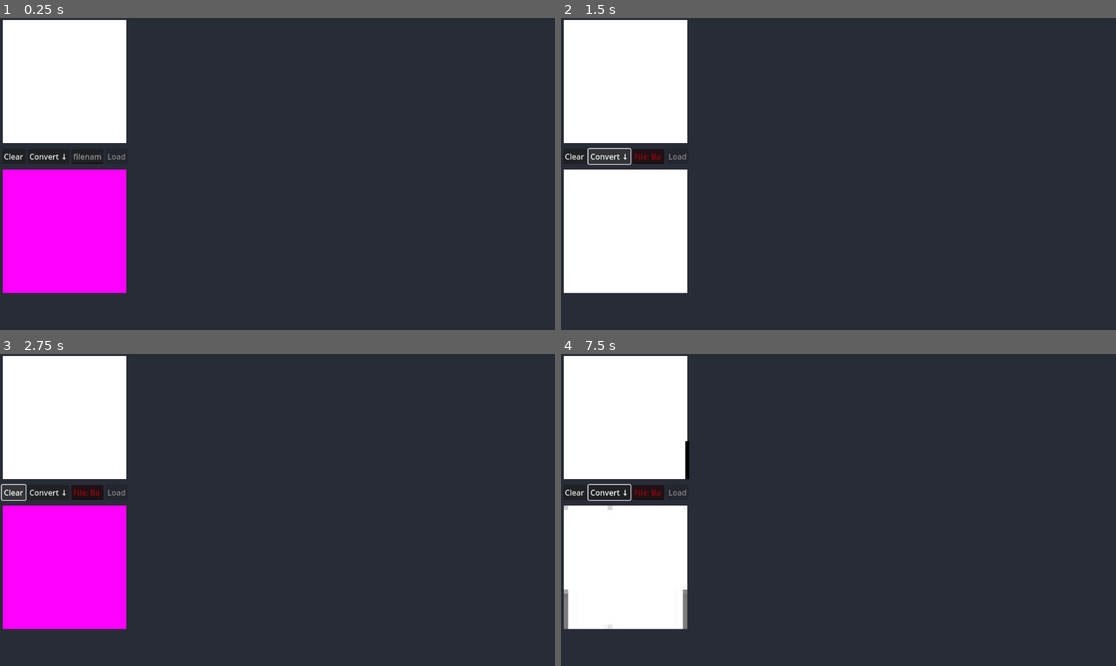
Above: before the commit, frames 1-4 (two rows, left to right).
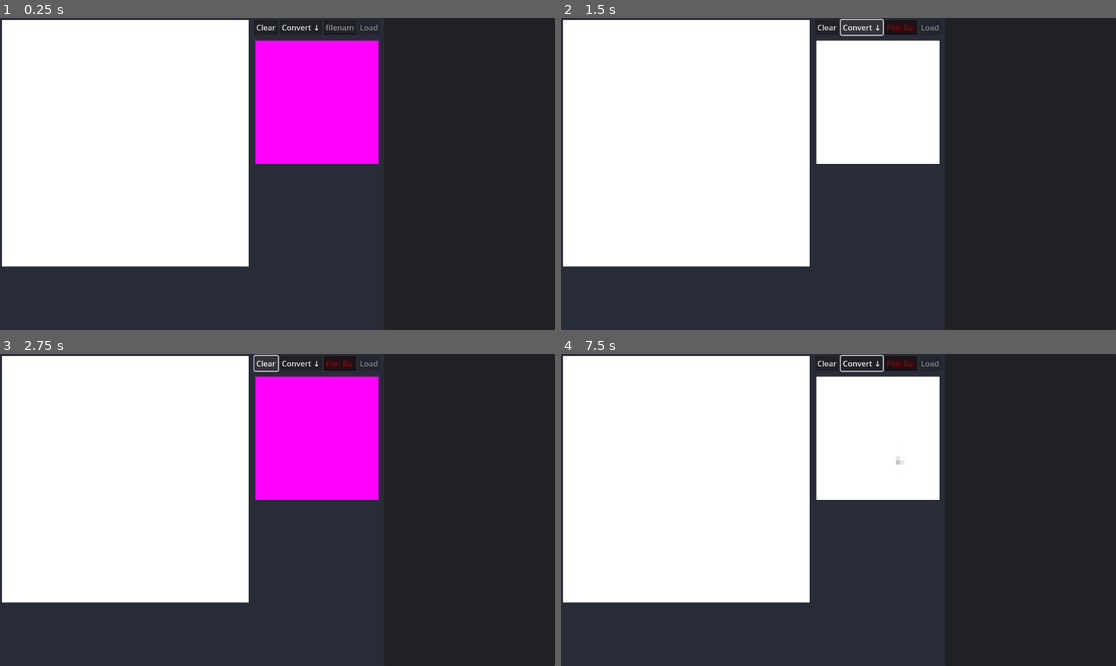
Above: after the commit, the same moments.

Repository: Virteso/IDS-Quickdraw-Analysis
Game: Godot game, scene res://main.tscn
Same seed, same stepped clock (60 frames per second), same inputs: the game is played once before the commit and once after it.
Inputs (mouse positions are in pixels of both pictures, inside the frame that each line leads up to):
- Up to frame 1 (0.25 s): no input
- Up to frame 2 (1.5 s): click "Clear" at 0.5 s; click "Convert ↓" at 1.25 s
- Up to frame 3 (2.75 s): click "Clear" at 2 s
- Up to frame 4 (7.5 s): click "Convert ↓" at 2.75 s; click "Clear" at 3.5 s; click "Convert ↓" at 4.25 s; tap Enter at 5, 6.5 s; move the mouse to (960, 494) at 5.02 s; press the mouse at (960, 494) at 5.03 s; tap Space at 5.75, 7.25 s; move the mouse to (727, 525) at 5.77 s; release the mouse at (727, 525) at 5.78 s; click (727, 525) at 5.85 s; move the mouse to (894, 441) at 6.52 s; press the mouse at (894, 441) at 6.53 s; move the mouse to (810, 572) at 7.27 s; release the mouse at (810, 572) at 7.28 s; click (810, 572) at 7.35 s

The runs differ from the first frame. In frame 1, 37% of the frame differs, in the area x 0-69%, y 0-89%; in frame 2, 31%; in frame 3, 38%; in frame 4, 31%.

Commit message:
imporived drawing pad size

Diff:
--- a/godot/drawing_pad.gd
+++ b/godot/drawing_pad.gd
@@ -8,6 +8,8 @@
 
 func _process(delta: float) -> void:
 	var current_pos := get_local_mouse_position().clamp(Vector2.ZERO, size)
+	if not get_rect().has_point(current_pos):
+		return
 
 	if Input.is_action_pressed("mouse_click"):
 		_current_stroke.append(current_pos)
@@ -28,7 +30,11 @@
 
 func to_object() -> Drawing:
 	var d := Drawing.new()
-	d.strokes = _strokes
+	d.strokes = []
+	for stroke in _strokes:
+		d.strokes.append(PackedVector2Array())
+		for point in stroke:
+			d.strokes.back().append(point / 2)
 	return d
 
 
--- a/godot/drawing_pad.tscn
+++ b/godot/drawing_pad.tscn
@@ -3,9 +3,12 @@
 [ext_resource type="Script" path="res://drawing_pad.gd" id="1_lu8pe"]
 
 [node name="DrawingPad" type="ColorRect"]
+custom_minimum_size = Vector2(512, 512)
 anchors_preset = 15
 anchor_right = 1.0
 anchor_bottom = 1.0
+offset_right = -640.0
+offset_bottom = -136.0
 grow_horizontal = 2
 grow_vertical = 2
 script = ExtResource("1_lu8pe")
--- a/godot/drawing_pad_and_bitmap_display.tscn
+++ b/godot/drawing_pad_and_bitmap_display.tscn
@@ -14,73 +14,76 @@
 grow_vertical = 2
 script = ExtResource("1_obgad")
 
-[node name="VBoxContainer" type="VBoxContainer" parent="."]
+[node name="HBoxContainer" type="HBoxContainer" parent="."]
 layout_mode = 2
+size_flags_vertical = 0
 
-[node name="MarginContainer" type="MarginContainer" parent="VBoxContainer"]
+[node name="MarginContainer" type="MarginContainer" parent="HBoxContainer"]
 layout_mode = 2
 theme_override_constants/margin_left = 4
 theme_override_constants/margin_top = 4
 theme_override_constants/margin_right = 4
 theme_override_constants/margin_bottom = 4
 
-[node name="HBoxContainer" type="HBoxContainer" parent="VBoxContainer/MarginContainer"]
+[node name="HBoxContainer" type="HBoxContainer" parent="HBoxContainer/MarginContainer"]
 layout_mode = 2
 alignment = 1
 
-[node name="DrawingPad" parent="VBoxContainer/MarginContainer/HBoxContainer" instance=ExtResource("1_tjhb3")]
+[node name="DrawingPad" parent="HBoxContainer/MarginContainer/HBoxContainer" instance=ExtResource("1_tjhb3")]
 unique_name_in_owner = true
-custom_minimum_size = Vector2(256, 256)
 layout_mode = 2
 
-[node name="MarginContainer2" type="MarginContainer" parent="VBoxContainer"]
+[node name="VBoxContainer" type="VBoxContainer" parent="HBoxContainer"]
+layout_mode = 2
+
+[node name="MarginContainer2" type="MarginContainer" parent="HBoxContainer/VBoxContainer"]
 layout_mode = 2
 theme_override_constants/margin_left = 4
 theme_override_constants/margin_top = 4
 theme_override_constants/margin_right = 4
 theme_override_constants/margin_bottom = 4
 
-[node name="HBoxContainer" type="HBoxContainer" parent="VBoxContainer/MarginContainer2"]
+[node name="HBoxContainer" type="HBoxContainer" parent="HBoxContainer/VBoxContainer/MarginContainer2"]
 layout_mode = 2
 alignment = 1
 
-[node name="ClearButton" type="Button" parent="VBoxContainer/MarginContainer2/HBoxContainer"]
+[node name="ClearButton" type="Button" parent="HBoxContainer/VBoxContainer/MarginContainer2/HBoxContainer"]
 unique_name_in_owner = true
 layout_mode = 2
 size_flags_horizontal = 3
 text = "Clear"
 
-[node name="ConvertButton" type="Button" parent="VBoxContainer/MarginContainer2/HBoxContainer"]
+[node name="ConvertButton" type="Button" parent="HBoxContainer/VBoxContainer/MarginContainer2/HBoxContainer"]
 unique_name_in_owner = true
 layout_mode = 2
 size_flags_horizontal = 3
 text = "Convert ↓"
 
-[node name="FilenameEdit" type="LineEdit" parent="VBoxContainer/MarginContainer2/HBoxContainer"]
+[node name="FilenameEdit" type="LineEdit" parent="HBoxContainer/VBoxContainer/MarginContainer2/HBoxContainer"]
 unique_name_in_owner = true
 layout_mode = 2
 size_flags_horizontal = 3
 placeholder_text = "filename"
 
-[node name="LoadButton" type="Button" parent="VBoxContainer/MarginContainer2/HBoxContainer"]
+[node name="LoadButton" type="Button" parent="HBoxContainer/VBoxContainer/MarginContainer2/HBoxContainer"]
 unique_name_in_owner = true
 layout_mode = 2
 size_flags_horizontal = 3
 disabled = true
 text = "Load"
 
-[node name="MarginContainer3" type="MarginContainer" parent="VBoxContainer"]
+[node name="MarginContainer3" type="MarginContainer" parent="HBoxContainer/VBoxContainer"]
 layout_mode = 2
 theme_override_constants/margin_left = 4
 theme_override_constants/margin_top = 4
 theme_override_constants/margin_right = 4
 theme_override_constants/margin_bottom = 4
 
-[node name="HBoxContainer" type="HBoxContainer" parent="VBoxContainer/MarginContainer3"]
+[node name="HBoxContainer" type="HBoxContainer" parent="HBoxContainer/VBoxContainer/MarginContainer3"]
 layout_mode = 2
 alignment = 1
 
-[node name="BitmapDisplay" type="TextureRect" parent="VBoxContainer/MarginContainer3/HBoxContainer"]
+[node name="BitmapDisplay" type="TextureRect" parent="HBoxContainer/VBoxContainer/MarginContainer3/HBoxContainer"]
 unique_name_in_owner = true
 texture_filter = 1
 custom_minimum_size = Vector2(256, 256)
--- a/godot/main.tscn
+++ b/godot/main.tscn
@@ -31,3 +31,9 @@
 
 [node name="DrawingPadAndBitmapDisplay" parent="HBoxContainer" instance=ExtResource("2_vch4d")]
 layout_mode = 2
+size_flags_horizontal = 3
+
+[node name="Panel" type="Panel" parent="HBoxContainer"]
+layout_mode = 2
+size_flags_horizontal = 3
+size_flags_stretch_ratio = 2.08
